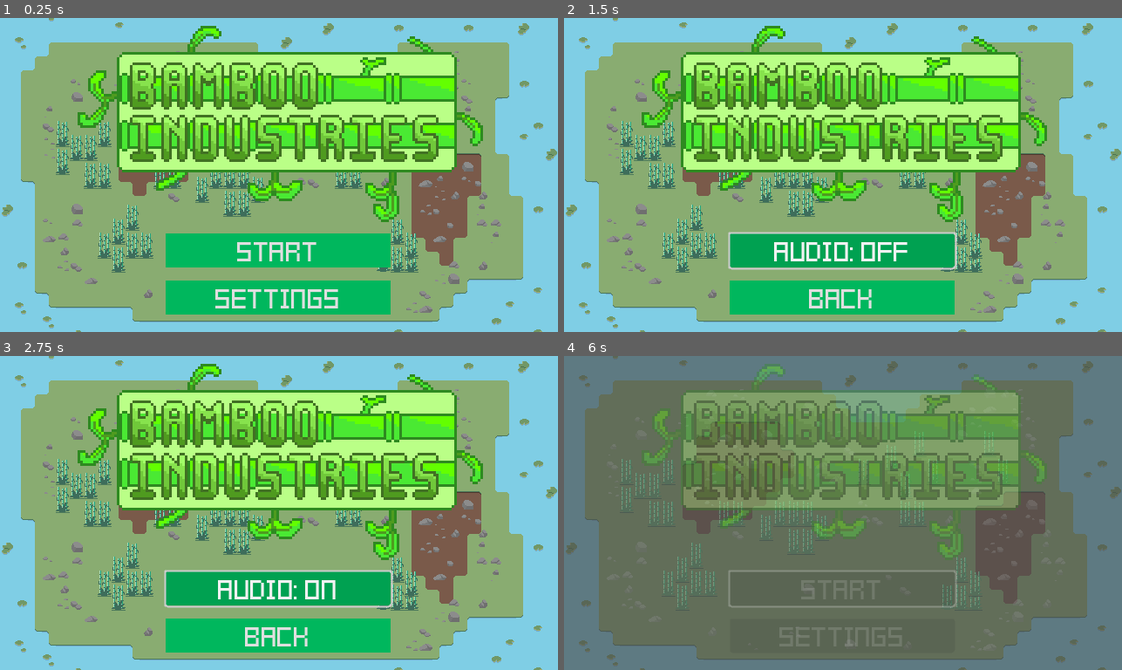
Above: before the commit, frames 1-4 (two rows, left to right).
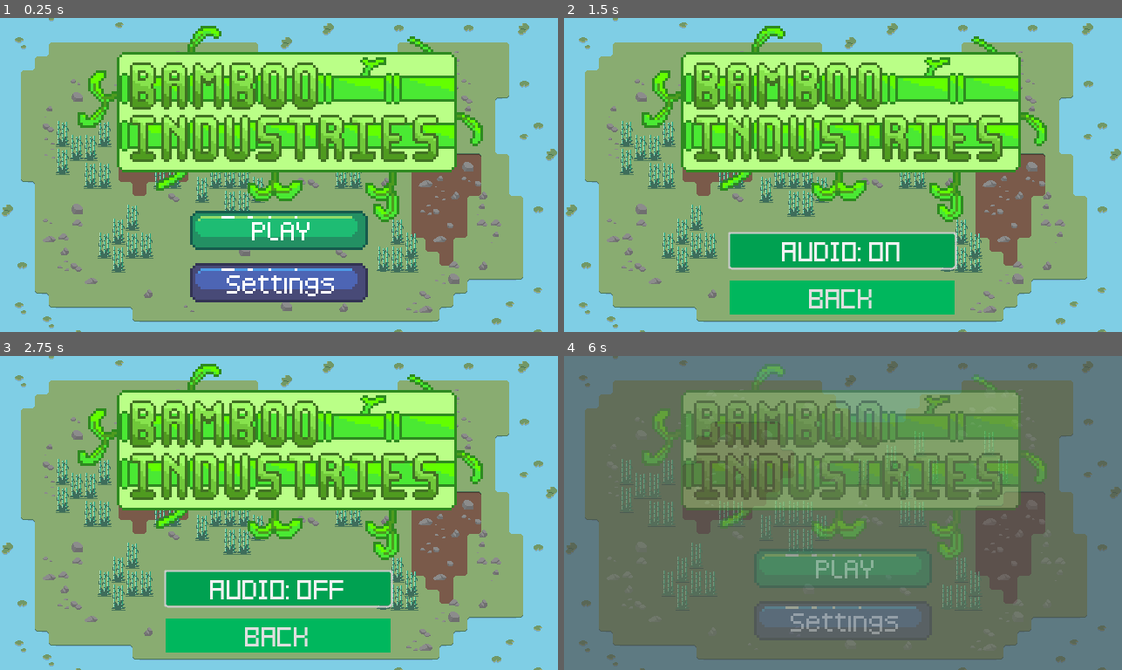
Above: after the commit, the same moments.

Repository: Hyper-Burner/GMTK-Game-Jam-2024
Game: Godot game, scene res://Menu_Scenes/Scenes/menu.tscn
Two runs of this game, one before a commit and one after it. Both use one fixed random seed, a clock stepped at 60 frames per second and the inputs below.
Inputs (mouse positions are in pixels of both pictures, inside the frame that each line leads up to):
- Up to frame 1 (0.25 s): no input
- Up to frame 2 (1.5 s): click "Settings" at 0.5 s; click "Audio: ON" (after the commit: "Audio: OFF") at 1.25 s
- Up to frame 3 (2.75 s): click "Audio: OFF" (after the commit: "Audio: ON") at 2 s
- Up to frame 4 (6 s): click "Back" at 2.75 s; click "Start" (after the commit: "PLAY") at 3.5 s; move the mouse to (965, 497) at 4.27 s; press the mouse at (965, 497) at 4.28 s; hold D (right) 4.28-5 s; release the mouse at (965, 497) at 5 s; click "Back" at 5 s; click "Start" (after the commit: "PLAY") at 5.75 s

The runs differ from the first frame. In frame 1, 12% of the frame differs, in the area x 29-70%, y 61-95%; in frame 2, 0.9%; in frame 3, 0.9%; in frame 4, 4.9%.

Commit message:
New Main Menu Buttons

Diff:
--- a/GUI/hotbar_button.tscn
+++ b/GUI/hotbar_button.tscn
@@ -35,7 +35,7 @@
 
 [node name="AnimatedSprite2D" type="AnimatedSprite2D" parent="."]
 position = Vector2(23, 28)
-scale = Vector2(0.5, 0.5)
+scale = Vector2(0.6, 0.6)
 sprite_frames = ExtResource("3_p4htj")
 animation = &"Forge"
 
--- a/Menu_Scenes/Scenes/menu.tscn
+++ b/Menu_Scenes/Scenes/menu.tscn
@@ -1,8 +1,9 @@
-[gd_scene load_steps=21 format=4 uid="uid://fyvulanq1c5f"]
+[gd_scene load_steps=24 format=4 uid="uid://fyvulanq1c5f"]
 
 [ext_resource type="Theme" uid="uid://b51f4yt0bjl4k" path="res://Menu_Scenes/Assets/menu_buttons.tres" id="1_e83g2"]
-[ext_resource type="FontFile" uid="uid://bed4hftcfp2ty" path="res://Fonts/Kenney Pixel Square.ttf" id="2_jnktv"]
+[ext_resource type="Texture2D" uid="uid://dmqglpwabdlvt" path="res://GUI/gui.png" id="2_cojb3"]
 [ext_resource type="Script" path="res://Menu_Scenes/Scripts/start_button.gd" id="3_gs3pf"]
+[ext_resource type="FontFile" uid="uid://di3holtqvj3bm" path="res://Fonts/Kenney Pixel.ttf" id="4_6xnht"]
 [ext_resource type="Script" path="res://Menu_Scenes/Scripts/settings_button.gd" id="4_byumk"]
 [ext_resource type="Texture2D" uid="uid://bssr4eb532qd1" path="res://Tilemap/Planet1_Tiles.png" id="5_du8ms"]
 [ext_resource type="Texture2D" uid="uid://laekfo72yn3e" path="res://Tilemap/Planet1_GreenBamboo.png" id="6_jqcys"]
@@ -26,6 +27,14 @@
 Button/styles/hover = SubResource("StyleBoxFlat_7se6u")
 Button/styles/normal = SubResource("StyleBoxFlat_jf00x")
 Button/styles/pressed = SubResource("StyleBoxFlat_thh1r")
+
+[sub_resource type="AtlasTexture" id="AtlasTexture_1jrs4"]
+atlas = ExtResource("2_cojb3")
+region = Rect2(0, 143, 204, 45)
+
+[sub_resource type="AtlasTexture" id="AtlasTexture_hwtw2"]
+atlas = ExtResource("2_cojb3")
+region = Rect2(0, 188, 204, 45)
 
 [sub_resource type="TileSetAtlasSource" id="TileSetAtlasSource_tsxrn"]
 texture = ExtResource("5_du8ms")
@@ -192,29 +201,45 @@
 [node name="Menu" type="VBoxContainer" parent="Screen"]
 z_index = 2
 z_as_relative = false
-offset_left = -130.0
-offset_top = 25.0
-offset_right = 128.0
-offset_bottom = 203.0
+offset_left = -102.0
+offset_top = 5.0
+offset_right = 102.0
+offset_bottom = 183.0
 theme_override_constants/separation = 15
 alignment = 1
 
-[node name="StartButton" type="Button" parent="Screen/Menu"]
+[node name="StartButton" type="TextureButton" parent="Screen/Menu"]
 z_index = 3
 layout_mode = 2
 theme = ExtResource("1_e83g2")
-theme_override_fonts/font = ExtResource("2_jnktv")
-theme_override_font_sizes/font_size = 25
-text = "Start"
+texture_normal = SubResource("AtlasTexture_1jrs4")
 script = ExtResource("3_gs3pf")
 
-[node name="SettingsButton" type="Button" parent="Screen/Menu"]
+[node name="Label" type="Label" parent="Screen/Menu/StartButton"]
+layout_mode = 0
+offset_left = 71.0
+offset_top = 4.0
+offset_right = 94.0
+offset_bottom = 16.0
+scale = Vector2(3, 3)
+theme_override_fonts/font = ExtResource("4_6xnht")
+text = "PLAY"
+
+[node name="SettingsButton" type="TextureButton" parent="Screen/Menu"]
 layout_mode = 2
 theme = ExtResource("1_e83g2")
-theme_override_fonts/font = ExtResource("2_jnktv")
-theme_override_font_sizes/font_size = 25
+texture_normal = SubResource("AtlasTexture_hwtw2")
+script = ExtResource("4_byumk")
+
+[node name="Label" type="Label" parent="Screen/Menu/SettingsButton"]
+layout_mode = 0
+offset_left = 42.0
+offset_top = 5.0
+offset_right = 84.0
+offset_bottom = 17.0
+scale = Vector2(3, 3)
+theme_override_fonts/font = ExtResource("4_6xnht")
 text = "Settings"
-script = ExtResource("4_byumk")
 
 [node name="TileMapLayer_Back" type="TileMapLayer" parent="Screen"]
 tile_map_data = PackedByteArray("AAD+//v/AAAEAAEAAAD///v/AAAEAAEAAAAAAPz/AAAEAAEAAAABAPz/AAAEAAEAAAACAPz/AAAEAAEAAAADAP …(15280 unchanged characters)…
--- a/Menu_Scenes/Scripts/settings_button.gd
+++ b/Menu_Scenes/Scripts/settings_button.gd
@@ -1,4 +1,4 @@
-extends Button
+extends TextureButton
 
 func _on_button_down() -> void:
 	get_parent().visible = false
--- a/Menu_Scenes/Scripts/start_button.gd
+++ b/Menu_Scenes/Scripts/start_button.gd
@@ -1,4 +1,4 @@
-extends Button
+extends TextureButton
 
 func _on_button_down() -> void:
 	var screenNode = get_parent().get_parent()
--- a/TextFile/settings.json
+++ b/TextFile/settings.json
@@ -1 +1 @@
-{"settings":[{"audio":true}]}
+{"settings":[{"audio":false}]}
Binary file changed: GUI/gui.png
